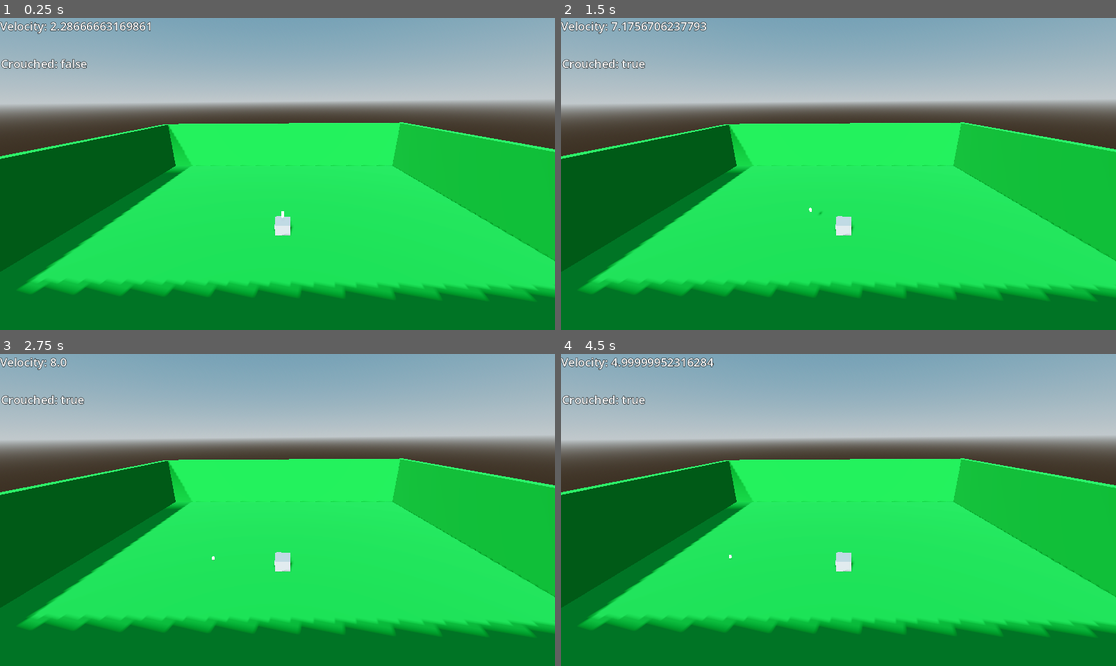
Above: before the commit, frames 1-4 (two rows, left to right).
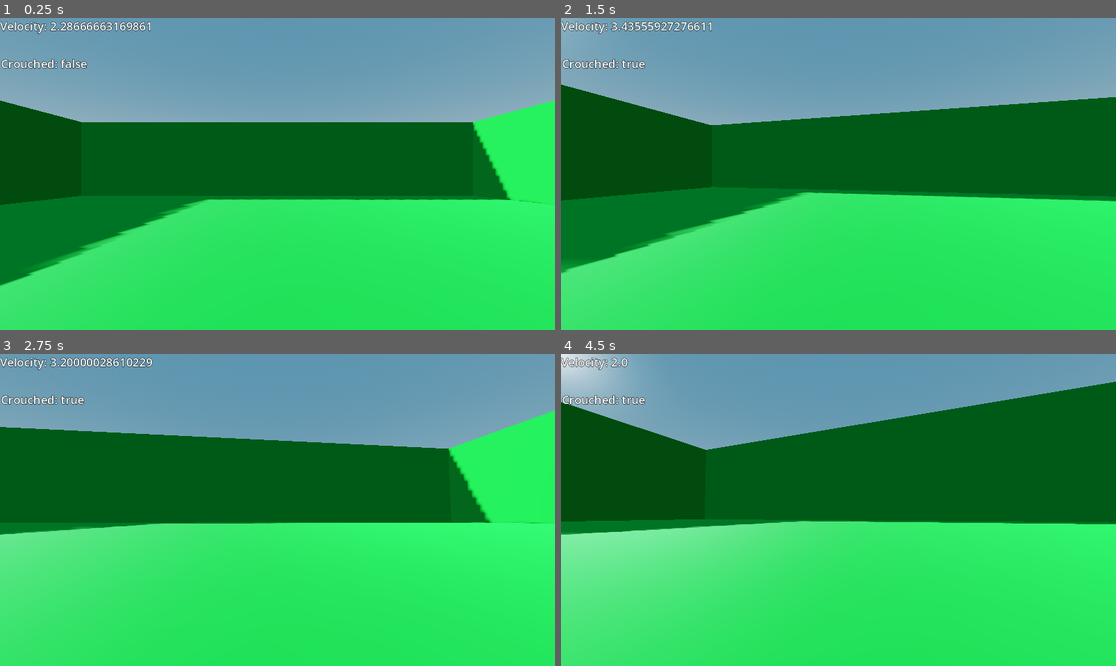
Above: after the commit, the same moments.

Repository: mohammedAbubaker/diligent-ukelele
Game: Godot game, scene res://main.tscn
Two runs of this game, one before a commit and one after it. Both use one fixed random seed, a clock stepped at 60 frames per second and the inputs below. The project has no main scene, so this scene is started directly.
Inputs (mouse positions are in pixels of both pictures, inside the frame that each line leads up to):
- Up to frame 1 (0.25 s): no input
- Up to frame 2 (1.5 s): move the mouse to (866, 174) at 0.52 s; hold Shift (sprint) 0.53-1.28 s; hold W (move_up) from 0.53 s (still down); tap Ctrl (crouch) at 0.6 s; tap Space (jump) at 0.77 s; move the mouse to (810, 174) at 1.27 s; tap Shift (sprint) at 1.35 s
- Up to frame 3 (2.75 s): keep holding W (move_up); tap Space (jump) at 1.52 s; tap Ctrl (crouch) at 1.55, 2.1 s; move the mouse to (288, 503) at 2.02 s; hold Shift (sprint) from 2.03 s (still down)
- Up to frame 4 (4.5 s): keep holding W (move_up); move the mouse to (832, 516) at 2.77 s; release Shift (sprint) at 2.78 s; tap Shift (sprint) at 2.85, 4.35 s; tap Space (jump) at 3.02, 3.77 s; tap Ctrl (crouch) at 3.05, 3.6 s; move the mouse to (877, 513) at 3.52 s; hold Shift (sprint) 3.53-4.28 s; move the mouse to (794, 506) at 4.27 s

The runs differ from the first frame. In frame 1, 74% of the frame differs, in the area x 0-100%, y 0-100%; in frame 2, 76%; in frame 3, 74%; in frame 4, 78%.

Commit message:
different crouch speeds

Diff:
--- a/main.tscn
+++ b/main.tscn
@@ -36,7 +36,7 @@
 environment = SubResource("Environment_0xm2m")
 
 [node name="DirectionalLight3D" type="DirectionalLight3D" parent="."]
-transform = Transform3D(-0.214735, 0.435789, -0.874058, 0, 0.894934, 0.446198, 0.976672, 0.0958144, -0.192174, 0, 0, 0)
+transform = Transform3D(-0.214735, 0.435789, -0.874058, 0, 0.894934, 0.446198, 0.976672, 0.0958143, -0.192174, 0, 0, 0)
 shadow_enabled = true
 directional_shadow_blend_splits = true
 
@@ -67,5 +67,4 @@
 transform = Transform3D(1, 0, 0, 0, 1, 0, 0, 0, 1, 0, 5.48948, 0)
 
 [node name="Top Cam" type="Camera3D" parent="."]
-transform = Transform3D(0.0236926, 0.337046, -0.94119, -0.00848176, 0.941488, 0.336939, 0.999683, 0, 0.025165, -37.6509, 27.7517, 0)
-current = true
+transform = Transform3D(0.0236926, 0.337046, -0.94119, -0.00848176, 0.941488, 0.336939, 0.999683, -2.14142e-08, 0.0251651, -37.6509, 27.7517, 0)
--- a/player.gd
+++ b/player.gd
@@ -53,9 +53,9 @@
 
 	# Handle Sprint.
 	if Input.is_action_pressed("sprint"):
-		speed = SPRINT_SPEED
+		speed = SPRINT_SPEED - (SPRINT_SPEED * 0.6 * float(crouched))
 	else:
-		speed = WALK_SPEED
+		speed = WALK_SPEED - (WALK_SPEED * 0.6 * float(crouched))
 
 	# Get the input direction and handle the movement/deceleration.
 	var input_dir = Input.get_vector("move_left", "move_right", "move_up", "move_down")
--- a/player.tscn
+++ b/player.tscn
@@ -47,6 +47,7 @@
 label_settings = SubResource("LabelSettings_4flbx")
 
 [node name="CrouchedLabel" type="Label" parent="UI"]
+layout_mode = 0
 offset_left = 2.0
 offset_top = 78.0
 offset_right = 205.0
